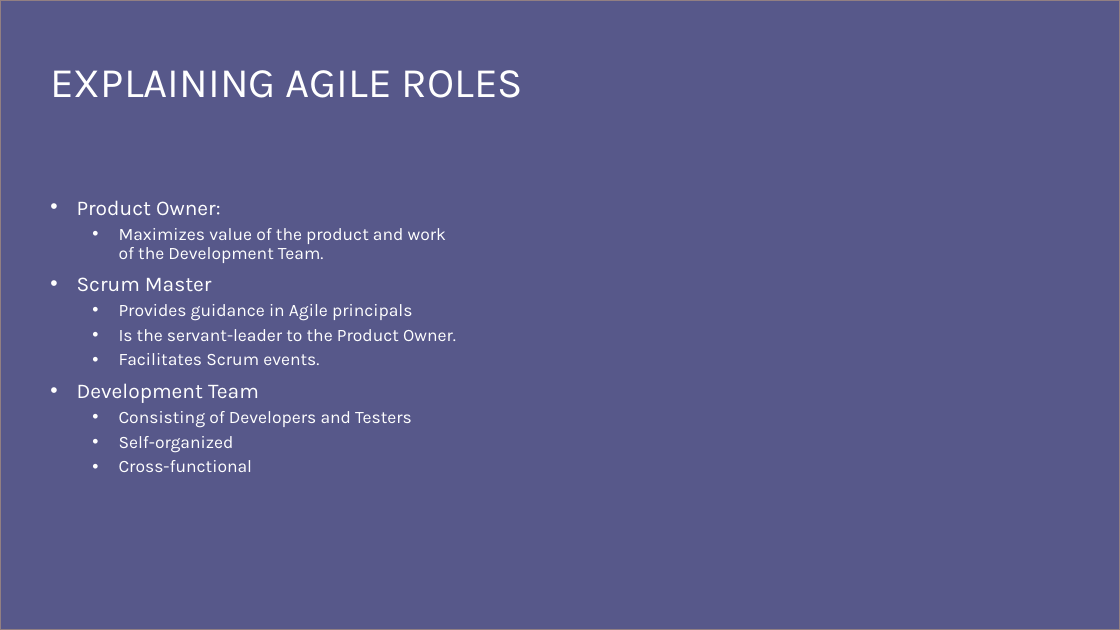
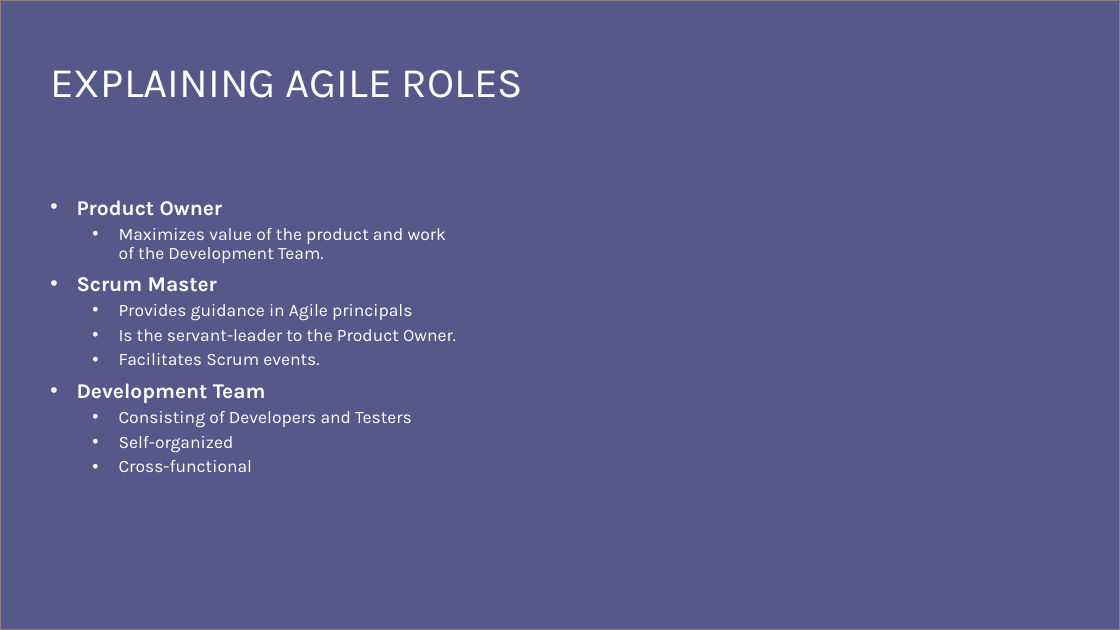
Before and after one commit to dvega920/22EW3_WK7_CS-250-SDLC, a slide deck: slide 2 of Agile_Presentation.pptx. Drawn at 1120x630 pixels with LibreOffice and Linux fonts; fonts in the diff are those of the drawing; background and template pictures are left out; a plain dark background stands for a picture behind light text. Boxes give left, top, right and bottom in pixels: in the first picture for what was removed or moved away, otherwise in the second. Text is boxed around its words. In the diff, an @@ line names an element or a change of style, - is before the commit and + after.

Commit message:
Final presentation

```diff
--- a/Agile_Presentation.pptx
+++ b/Agile_Presentation.pptx
@@ text at [77, 200, 223, 216]: text changed; bold on @@
-• Product Owner:
+• Product Owner
@@ text at [77, 277, 266, 403]: bold on in "Scrum Master", "Development Team" @@
```
Also in this commit, not shown: 2 other slides changed, 2 slides added, 1 slide removed.
